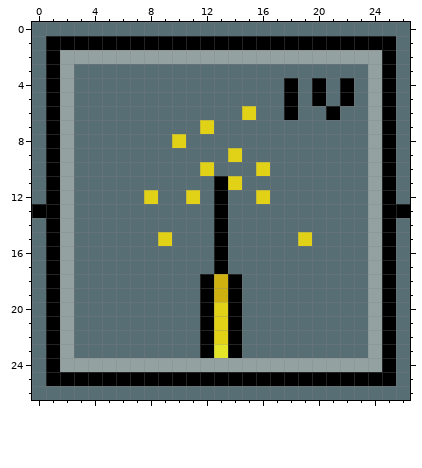
One commit to this pixel-art file: Assets/Art/Sprites/Tree/MiningIcon4.aseprite. Above, as it was before the edit.
27x27 pixels, 1 frame.
New version:
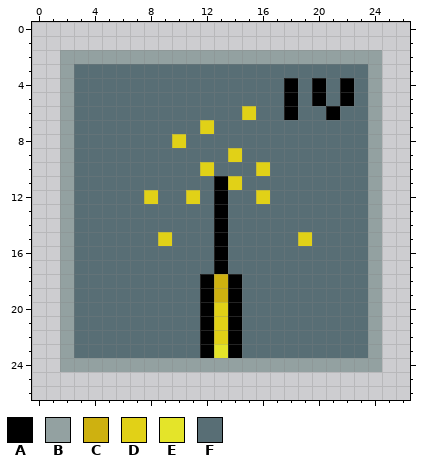
Palette (. is transparent): A #000000  B #93a1a1  C #ceb110  D #e1d117  E #e4e429  F #586e75
Edits made:
layer "Power" now hidden
Colour A is gone in row 1 at x 1 to 25; in rows 2 to 12 at x 1 and 25; in row 13 at x 0 to 1 and 25 to 26; in rows 14 to 24 at x 1 and 25; in row 25 at x 1 to 25.
Colour F is gone in row 0 at x 0 to 26; in rows 1 to 12 at x 0 and 26; in rows 14 to 25 at x 0 and 26; in row 26 at x 0 to 26.
